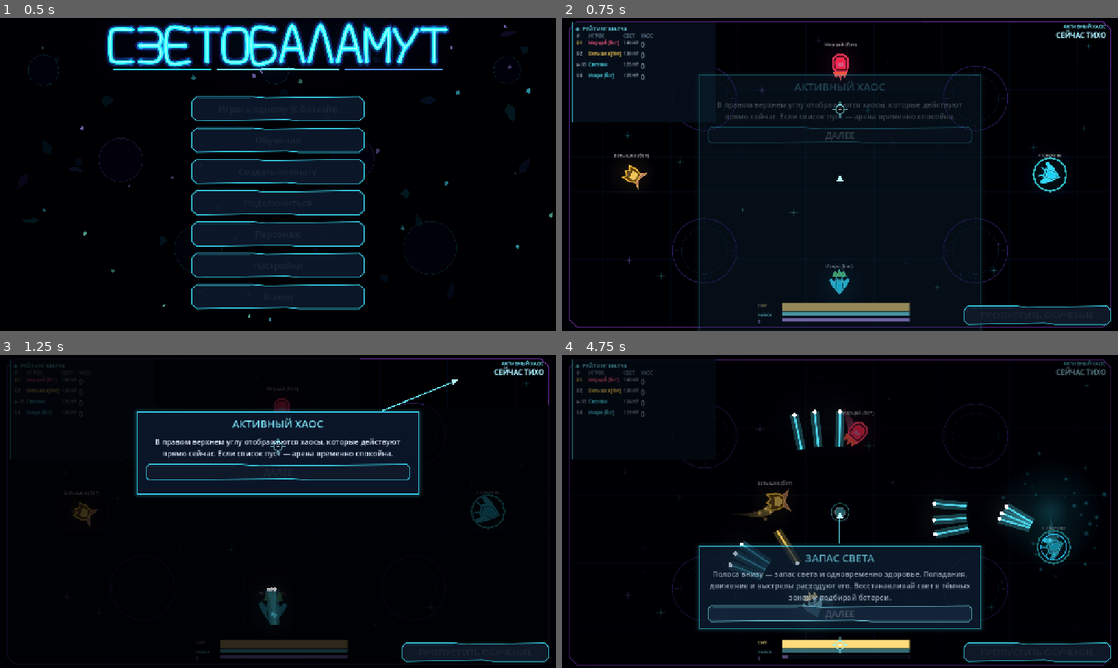
Above: before the commit, frames 1-4 (two rows, left to right).
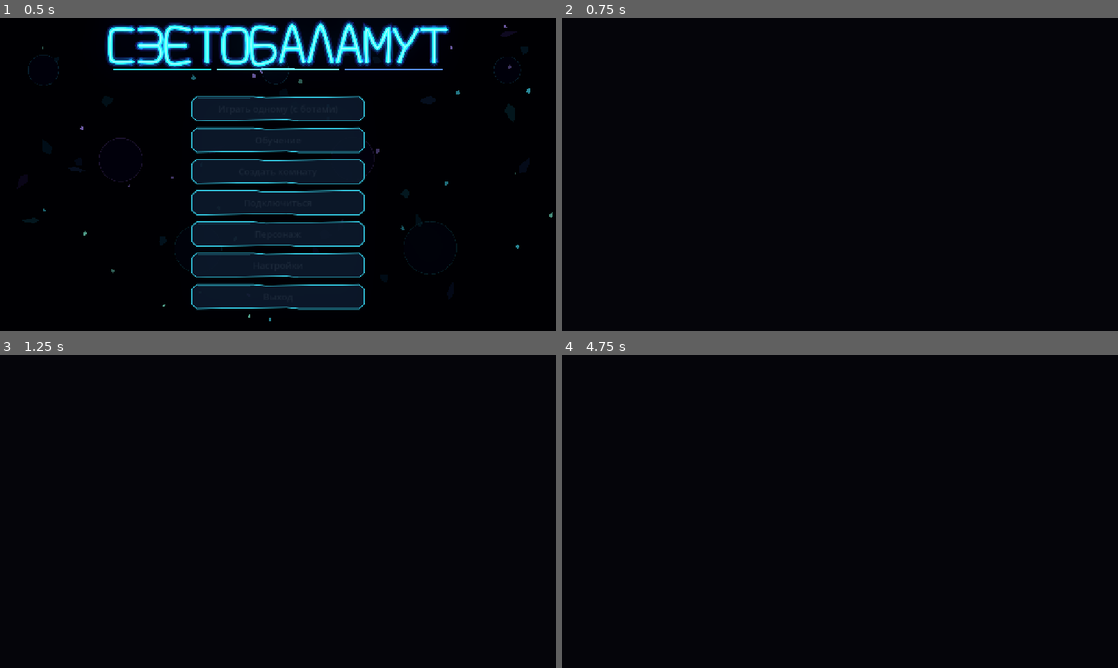
Above: after the commit, the same moments.

Repository: DvoreZZKy/svetobalamut
Game: Godot game, scene res://scenes/menu.tscn
Same seed, same stepped clock (60 frames per second), same inputs: the game is played once before the commit and once after it.
Inputs (mouse positions are in pixels of both pictures, inside the frame that each line leads up to):
- Up to frame 1 (0.5 s): no input
- Up to frame 2 (0.75 s): click "Играть одному (с ботами)" at 0.5 s
- Up to frame 3 (1.25 s): no input
- Up to frame 4 (4.75 s): tap Enter (restart) at 1.25 s; move the mouse to (962, 495) at 1.27 s; hold D (right) 1.28-2 s; tap Q (ability) at 1.35 s; click (962, 495) at 1.42 s; click (840, 473) at 2 s, where only the run before the commit has a clickable "ДАЛЕЕ"; move the mouse to (728, 527) at 2.77 s; hold S (down) 2.78-3.53 s; tap Space (dash) at 2.85 s; click (728, 527) at 2.92 s; move the mouse to (895, 442) at 3.52 s; press the mouse at (895, 442) at 3.53 s; hold D (right) 3.53-4.25 s; release the mouse at (895, 442) at 4.25 s; click (840, 646) at 4.25 s, where only the run before the commit has a clickable "ДАЛЕЕ"

Frame 1 is identical in both runs. In frame 2, 8.5% of the frame differs, in the area x 1-99%, y 1-100%; in frame 3, 19%; in frame 4, 21%.
Error after the commit: Parse Error: Value of type "RichTextLabel" cannot be assigned to a variable of type "Label". (res://scripts/arena.gd:490)

Commit message:
Redesign match results and properly align HUD panels

Diff:
--- a/scripts/arena.gd
+++ b/scripts/arena.gd
@@ -308,8 +308,8 @@
 	timer_lbl.mouse_filter = Control.MOUSE_FILTER_IGNORE
 	timer_lbl.anchor_left = 1.0
 	timer_lbl.anchor_right = 1.0
-	timer_lbl.offset_left = -358
-	timer_lbl.offset_right = -28
+	timer_lbl.offset_left = -383
+	timer_lbl.offset_right = -53
 	timer_lbl.offset_top = 12
 	timer_lbl.offset_bottom = 270
 	timer_lbl.horizontal_alignment = HORIZONTAL_ALIGNMENT_RIGHT
@@ -331,17 +331,17 @@
 	banner.modulate.a = 0.0
 	score_lbl = RichTextLabel.new()
 	score_lbl.bbcode_enabled = true
-	score_lbl.fit_content = true
+	score_lbl.fit_content = false
 	score_lbl.scroll_active = false
-	score_lbl.position = Vector2(24, 10)
-	score_lbl.size = Vector2(330, 230)
+	score_lbl.position = Vector2(42, 10)
+	score_lbl.size = Vector2(390, 214)
 	score_lbl.clip_contents = true
 	score_lbl.mouse_filter = Control.MOUSE_FILTER_IGNORE
 	score_lbl.add_theme_font_size_override("normal_font_size", 10)
 	score_lbl.add_theme_font_override("normal_font", _bold_hud_font())
 	score_lbl.add_theme_font_override("bold_font", _bold_hud_font())
-	score_lbl.add_theme_constant_override("table_h_separation", 5)
-	score_lbl.add_theme_constant_override("table_v_separation", 2)
+	score_lbl.add_theme_constant_override("table_h_separation", 8)
+	score_lbl.add_theme_constant_override("table_v_separation", 1)
 	score_lbl.add_theme_color_override("default_color", Color("#eaf6ff"))
 	var board_style := StyleBoxFlat.new()
 	board_style.bg_color = Color("#071321", 0.88)
@@ -487,8 +487,17 @@
 	over_outline.closed = true
 	over_outline.visible = false
 	cl.add_child(over_outline)
-	over_lbl = _label("", 38, Vector2.ZERO, Vector2(720, 150), cl, true)
-	over_lbl.add_theme_color_override("font_color", Color("#f0fbff"))
+	over_lbl = RichTextLabel.new()
+	over_lbl.bbcode_enabled = true
+	over_lbl.fit_content = false
+	over_lbl.scroll_active = false
+	over_lbl.mouse_filter = Control.MOUSE_FILTER_IGNORE
+	over_lbl.horizontal_alignment = HORIZONTAL_ALIGNMENT_CENTER
+	over_lbl.add_theme_font_override("normal_font", _bold_hud_font())
+	over_lbl.add_theme_font_override("bold_font", _bold_hud_font())
+	over_lbl.add_theme_font_size_override("normal_font_size", 20)
+	over_lbl.add_theme_color_override("default_color", Color("#f0fbff"))
+	cl.add_child(over_lbl)
 	over_lbl.visible = false
 	over_restart_btn = FacetButton.new()
 	over_restart_btn.text = "РЕВАНШ"
@@ -1185,7 +1194,11 @@
 		var pd: Dictionary = rows[rank_i]
 		var hex: String = G.col(pd.c).to_html(false)
 		var state_text := "ТЕНЬ" if pd.s else "%d HP" % int(pd.l)
-		var display_name: String = str(pd.n) + (" [бот]" if bool(pd.get("bot", false)) else "")
+		var display_name: String = str(pd.n)
+		if bool(pd.get("bot", false)):
+			display_name += " [Б]"
+		if display_name.length() > 13:
+			display_name = display_name.substr(0, 12) + "…"
 		var rank_color := "#ffd76a" if rank_i == 0 else ("#b9c9dc" if rank_i == 1 else "#8c9db2")
 		var chaos_color := "#ffbd58" if int(pd.pt) > 0 else "#91a4b9"
 		var current_marker := "▶ " if pd.i == local_id else ""
@@ -1244,14 +1257,19 @@
 		heal_rank.sort_custom(func(a, b): return float(a.get("hl", 0.0)) > float(b.get("hl", 0.0)))
 		kill_rank.sort_custom(func(a, b): return int(a.ki) > int(b.ki))
 		chaos_rank.sort_custom(func(a, b): return int(a.pt) > int(b.pt))
-		var report := "◈ ИТОГИ МАТЧА ◈\n\n"
-		report += "ПОБЕДИТЕЛЬ: %s\n\n" % wn
-		report += "ТОП ПО УРОНУ\n%s\n\n" % _rank_line(damage_rank, "dm")
-		report += "ТОП ПО ХИЛУ\n%s\n\n" % _rank_line(heal_rank, "hl")
-		report += "ТОП ПО УБИЙСТВАМ\n%s\n\n" % _rank_line(kill_rank, "ki")
-		report += "ТОП ПО ХАОСУ\n%s" % _rank_line(chaos_rank, "pt")
+		var report := "[center][font_size=30][b][color=#68edff]◈  ИТОГИ МАТЧА  ◈[/color][/b][/font_size]\n"
+		report += "[font_size=24][color=#ffffff]ПОБЕДИТЕЛЬ[/color]  [color=#ffd76a]%s[/color][/font_size]\n" % wn
+		report += "[color=#52718e]━━━━━━━━━━━━━━━━━━━━━━━━━━━━━━━━━━━━[/color]\n"
+		report += "[font_size=18][b][color=#ff8d83]⚔  УРОН[/color][/b][/font_size]\n"
+		report += "[font_size=20][color=#eaf6ff]%s[/color][/font_size]\n" % _rank_line(damage_rank, "dm")
+		report += "[font_size=18][b][color=#69e9bd]✚  ВОССТАНОВЛЕНИЕ[/color][/b][/font_size]\n"
+		report += "[font_size=20][color=#eaf6ff]%s[/color][/font_size]\n" % _rank_line(heal_rank, "hl")
+		report += "[font_size=18][b][color=#c5a0ff]✦  УБИЙСТВА[/color][/b][/font_size]\n"
+		report += "[font_size=20][color=#eaf6ff]%s[/color][/font_size]\n" % _rank_line(kill_rank, "ki")
+		report += "[font_size=18][b][color=#ffd76a]☄  ХАОС[/color][/b][/font_size]\n"
+		report += "[font_size=20][color=#eaf6ff]%s[/color][/font_size][/center]" % _rank_line(chaos_rank, "pt")
 		over_lbl.text = report
-		over_lbl.modulate = Color(1.1, 1.35, 1.65)
+		over_lbl.modulate = Color.WHITE
 		_layout_game_over()
 	else:
 		over_rect.visible = false
@@ -1293,9 +1311,9 @@
 
 func _layout_game_over() -> void:
 	var vp := get_viewport().get_visible_rect().size
-	var panel_size := Vector2(minf(900.0, vp.x - 48.0), 430.0)
+	var panel_size := Vector2(minf(1040.0, vp.x - 56.0), minf(700.0, vp.y - 48.0))
 	var pos := (vp - panel_size) * 0.5
-	var cut := 22.0
+	var cut := 28.0
 	var points := PackedVector2Array([
 		Vector2(pos.x + cut, pos.y), Vector2(pos.x + panel_size.x - cut, pos.y),
 		Vector2(pos.x + panel_size.x, pos.y + cut), Vector2(pos.x + panel_size.x, pos.y + panel_size.y - cut),
@@ -1304,12 +1322,13 @@
 	])
 	over_shape.polygon = points
 	over_outline.points = points
-	over_lbl.position = Vector2(pos.x + 28.0, pos.y + 34.0)
-	over_lbl.size = Vector2(panel_size.x - 56.0, 340.0)
-	over_lbl.add_theme_font_size_override("font_size", 14)
-	var buttons_y := pos.y + panel_size.y - 70.0
-	over_restart_btn.position = Vector2(pos.x + panel_size.x * 0.5 - 222.0, buttons_y)
-	over_menu_btn.position = Vector2(pos.x + panel_size.x * 0.5 + 12.0, buttons_y)
+	over_lbl.position = Vector2(pos.x + 52.0, pos.y + 38.0)
+	over_lbl.size = Vector2(panel_size.x - 104.0, panel_size.y - 150.0)
+	over_lbl.add_theme_font_size_override("normal_font_size", 20)
+	over_lbl.add_theme_constant_override("line_separation", 5)
+	var buttons_y := pos.y + panel_size.y - 82.0
+	over_restart_btn.position = Vector2(pos.x + panel_size.x * 0.5 - 232.0, buttons_y)
+	over_menu_btn.position = Vector2(pos.x + panel_size.x * 0.5 + 22.0, buttons_y)
 
 
 func _restart_match() -> void:
